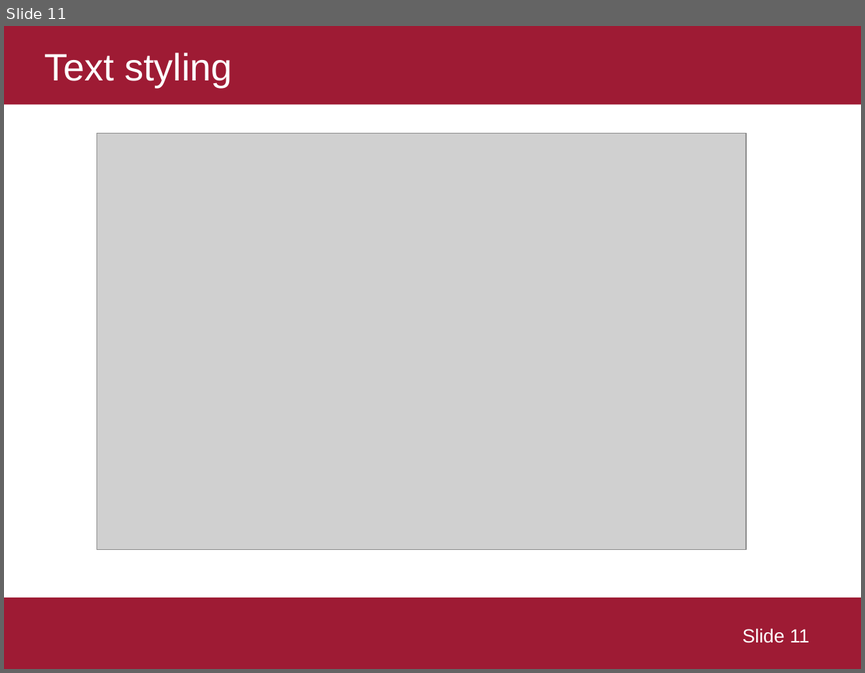
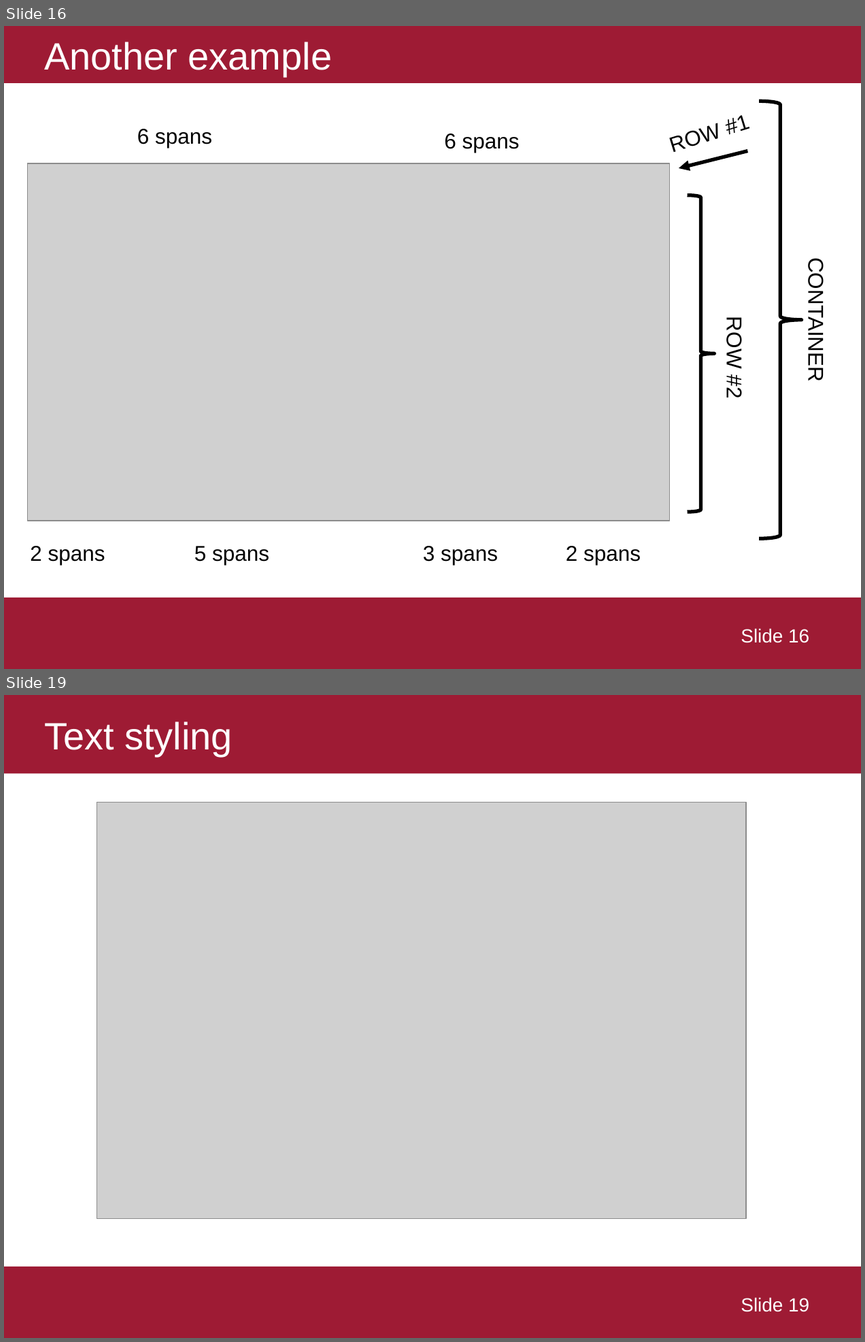
Before and after one commit to ekof-dss/teaching-samples-2021-22, a slide deck: presentations/03-03-bootstrap.ppt. Shown one above the other, each under a label of ours: slide 11 before the commit, slides 16 and 19 after it; the slides between them are not shown. The pictures are 865x673 and 865x1342 pixels, drawn with LibreOffice and Linux fonts; fonts in the diff are those of the drawing; grey boxes stand for pictures. Boxes give left, top, right and bottom in pixels: in the first picture for what was removed or moved away, otherwise in the second. Text is boxed around its words. In the diff, an @@ line names an element or a change of style, - is before the commit and + after.

```diff
--- a/presentations/03-03-bootstrap.ppt
+++ b/presentations/03-03-bootstrap.ppt
@@ slide 16 added at (4, 26, 861, 669), background #FFFFFF; not listed: 1 template element that a slide beside it also shows @@
@@ title added at (4, 26, 861, 83), fill #9E1B34, 32 pt, text #FFFFFF @@
+Another example
@@ right brace added at (759, 101, 802, 538), fill #FFFFFF, outline #000000 3 pt @@
@@ text added at (728, 115, 750, 135), 18 pt, text #000000 @@
+ROW #1
@@ text added at (137, 129, 212, 148), 18 pt, text #000000 @@
+6 spans
@@ text added at (444, 133, 519, 152), 18 pt, text #000000 @@
+6 spans
@@ picture added at (27, 163, 669, 520) @@
@@ arrow added from (748, 151) to (679, 168), #000000 3 pt @@
@@ right brace added at (687, 195, 715, 511), fill #FFFFFF, outline #000000 3 pt @@
@@ text added at (804, 269, 827, 378), 18 pt, text #000000 @@
+CONTAINER
@@ text added at (722, 321, 746, 397), 18 pt, text #000000 @@
+ROW #2
@@ text added at (30, 546, 105, 565), 18 pt, text #000000 @@
+2 spans
@@ text added at (194, 546, 269, 565), 18 pt, text #000000 @@
+5 spans
@@ text added at (423, 546, 498, 565), 18 pt, text #000000 @@
+3 spans
@@ text added at (566, 546, 640, 565), 18 pt, text #000000 @@
+2 spans
@@ page number added at (740, 628, 809, 643), 16 pt, text #FFFFFF @@
+Slide 16
@@ what was slide 11 is now slide 19 @@
@@ page number at (740, 1297, 809, 1312): text changed @@
-Slide 11
+Slide 19
```
Also in this commit, not shown: 5 slides changed, 10 other slides added, 1 slide removed, 3 other files.
